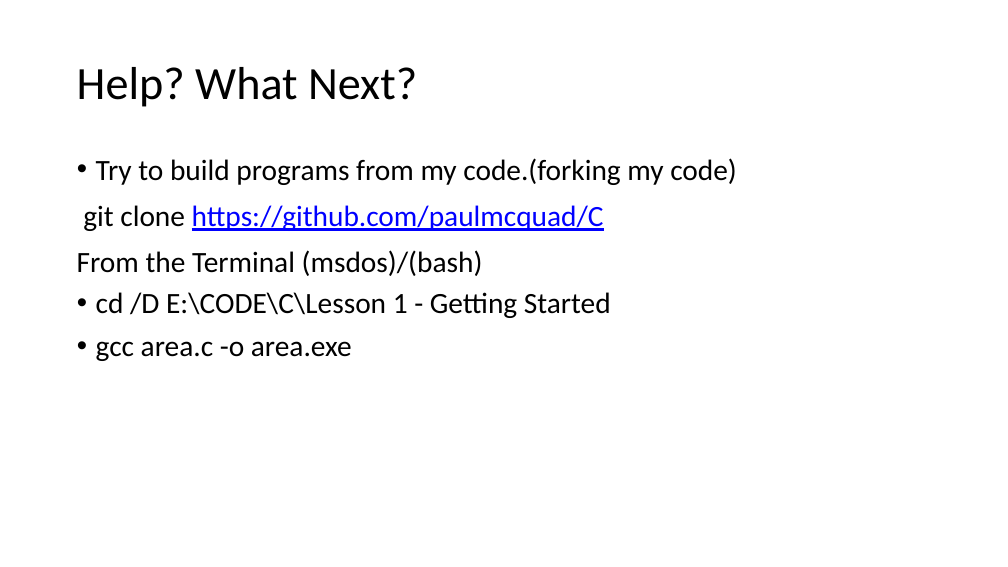
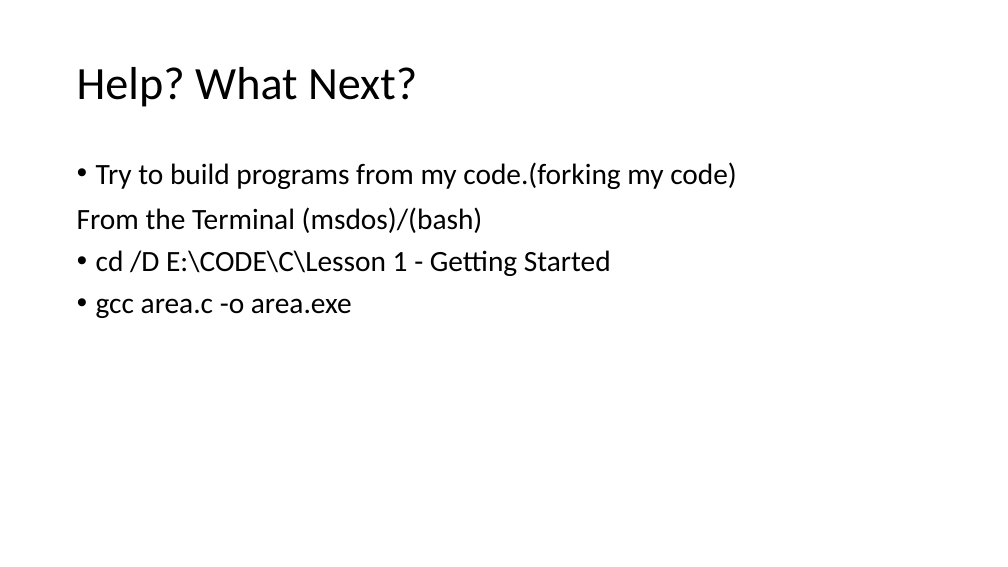
Before and after one commit to paulmcquad/C, a slide deck: slide 5 of Notes/C.pptx (slide 4 before the commit). Drawn at 1008x567 pixels with LibreOffice and Linux fonts; fonts in the diff are those of the drawing; background and template pictures are left out. Boxes give left, top, right and bottom in pixels: in the first picture for what was removed or moved away, otherwise in the second. Text is boxed around its words. In the diff, an @@ line names an element or a change of style, - is before the commit and + after.

```diff
--- a/Notes/C.pptx
+++ b/Notes/C.pptx
@@ text at [96, 162, 737, 189]: line spacing 0.9 to 1 @@
@@ text at [83, 205, 604, 231]: paragraph removed @@
-git clone https://github.com/paulmcquad/C
```
Also in this commit, not shown: 1 slide added.
